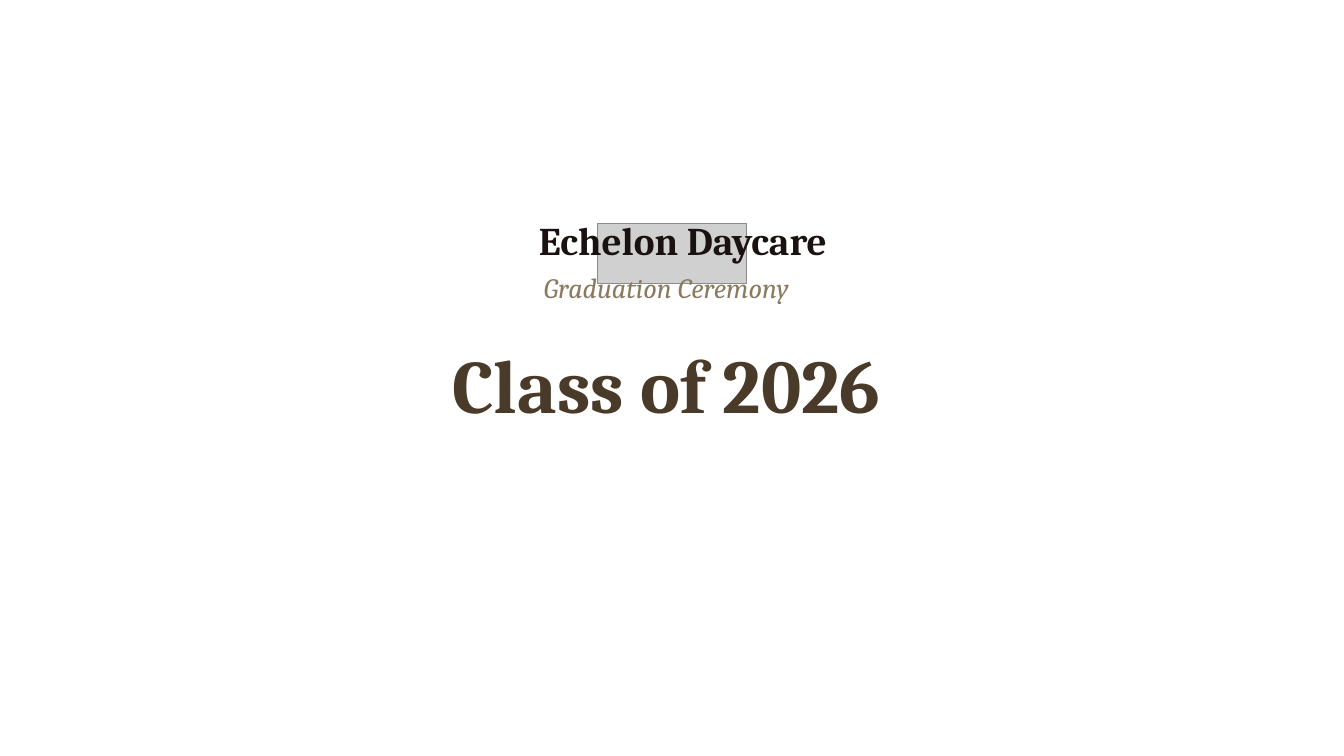
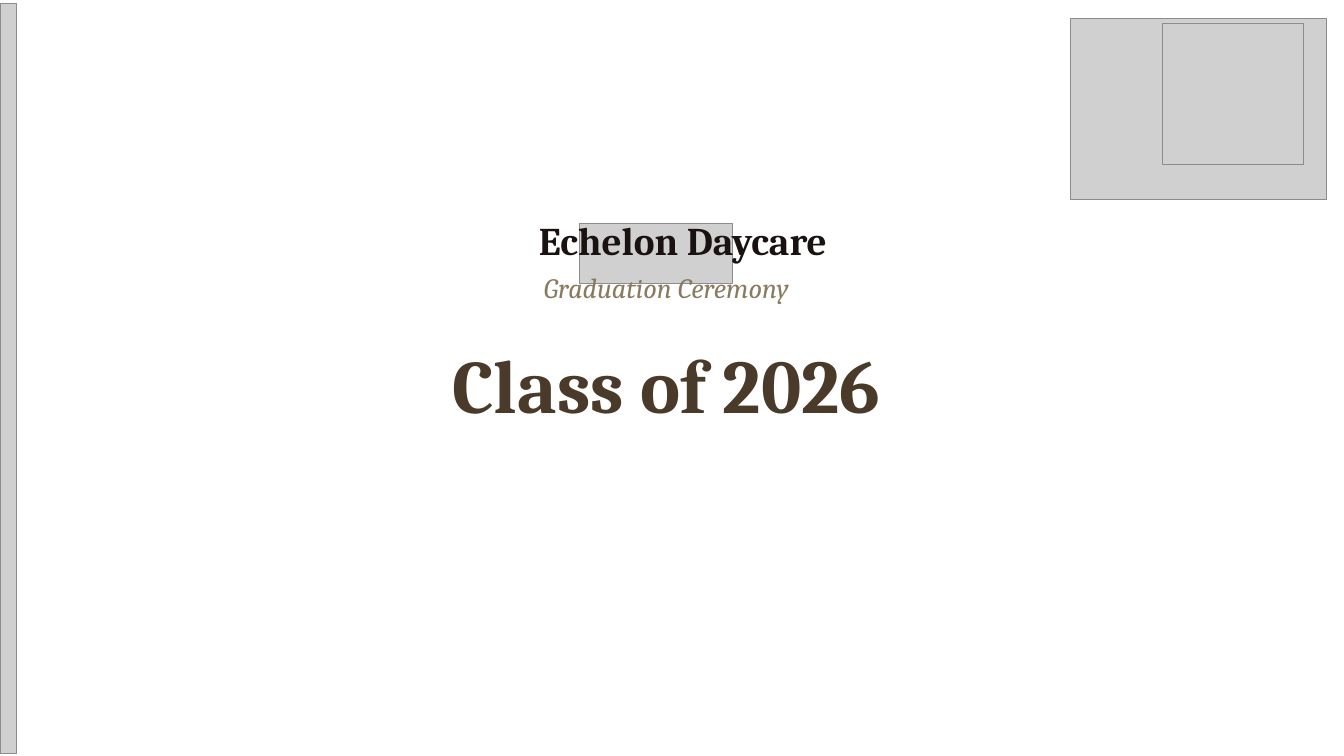
Before and after one commit to EchelonDayCare/echelon-receipts, a slide deck: slide 1 of src-tauri/resources/templates/graduation-template.pptx. Drawn at 1344x756 pixels with LibreOffice and Linux fonts; fonts in the diff are those of the drawing; grey boxes stand for pictures; background and template pictures are left out. Boxes give left, top, right and bottom in pixels: in the first picture for what was removed or moved away, otherwise in the second. Text is boxed around its words. In the diff, an @@ line names an element or a change of style, - is before the commit and + after.

```diff
--- a/src-tauri/resources/templates/graduation-template.pptx
+++ b/src-tauri/resources/templates/graduation-template.pptx
@@ picture added at (0,3,16,753) @@
@@ picture added at (1071,18,1327,200) @@
@@ picture added at (1163,23,1304,164) @@
@@ picture: place and size @@
-picture at (597,224,747,283)
+picture at (580,224,733,283)
```
Also in this commit, not shown: 1 other slide changed, 5 other files.
